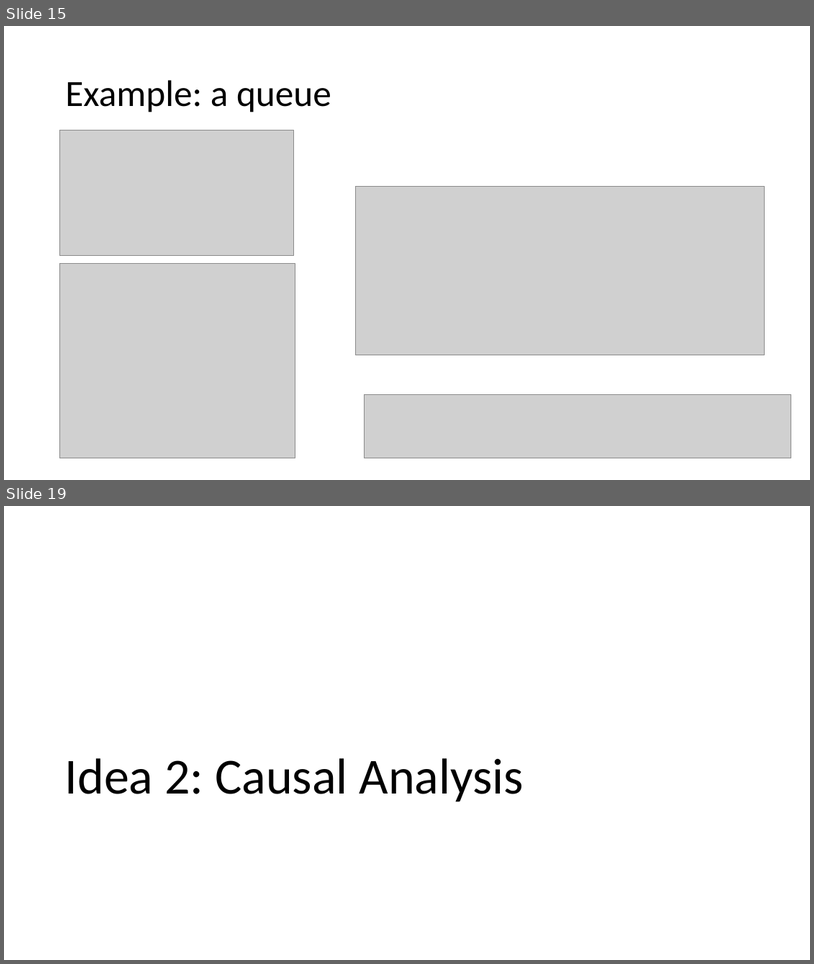
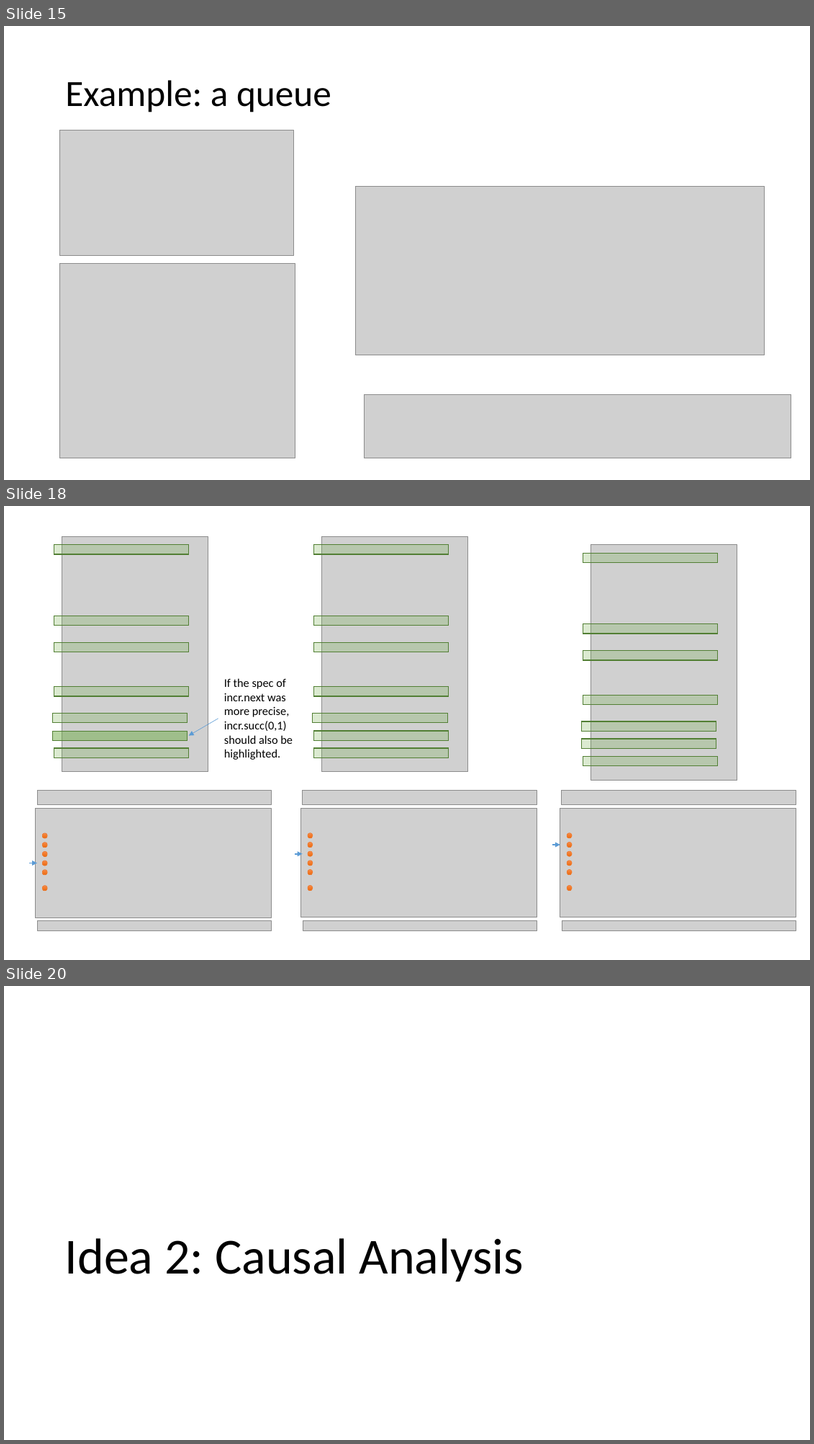
Before and after one commit to tjhance/ivy-research, a slide deck: interactive_proof/counterexample_generalization.pptx. Shown one above the other, each under a label of ours: slides 15 and 19 before the commit, slides 15, 18 and 20 after it; the slides between them are not shown. The pictures are 814x964 and 814x1444 pixels, drawn with LibreOffice and Linux fonts; fonts in the diff are those of the drawing; grey boxes stand for pictures; background and template pictures are left out. Boxes give left, top, right and bottom in pixels: in the first picture for what was removed or moved away, otherwise in the second. Text is boxed around its words. In the diff, an @@ line names an element or a change of style, - is before the commit and + after.

```diff
--- a/interactive_proof/counterexample_generalization.pptx
+++ b/interactive_proof/counterexample_generalization.pptx
@@ slide 18 added at [4,506,810,960], background #FFFFFF @@
@@ text added at [224,678,293,759], 14 pt, text #000000 @@
+If the spec of incr.next was more precise, incr.succ(0,1) should also be highlighted.
@@ arrow added from (218, 718) to (189, 735), #5B9BD5 0.5 pt @@
@@ group added at [53,536,208,772]: 7 rectangles, 1 picture @@
@@ group added at [313,536,468,772]: 7 rectangles, 1 picture @@
@@ group added at [581,545,737,780]: 7 rectangles, 1 picture @@
@@ arrow added from (553, 845) to (561, 845), #5B9BD5 1.5 pt @@
@@ arrow added from (29, 863) to (37, 863), #5B9BD5 1.5 pt @@
@@ arrow added from (295, 854) to (303, 854), #5B9BD5 1.5 pt @@
@@ group added at [36,790,272,931]: 6 ellipses, 3 pictures @@
@@ group added at [301,790,538,931]: 6 ellipses, 3 pictures @@
@@ group added at [561,790,797,931]: 6 ellipses, 3 pictures @@
@@ what was slide 19 is now slide 20 @@
```
Also in this commit, not shown: 3 slides changed, 1 other slide added, 1 slide removed.
